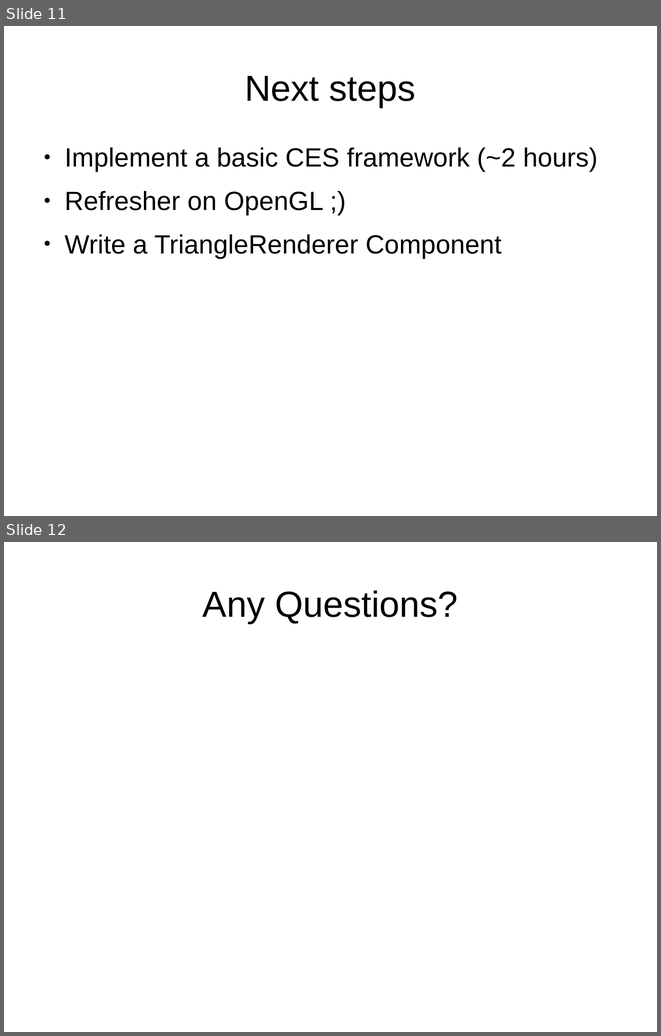
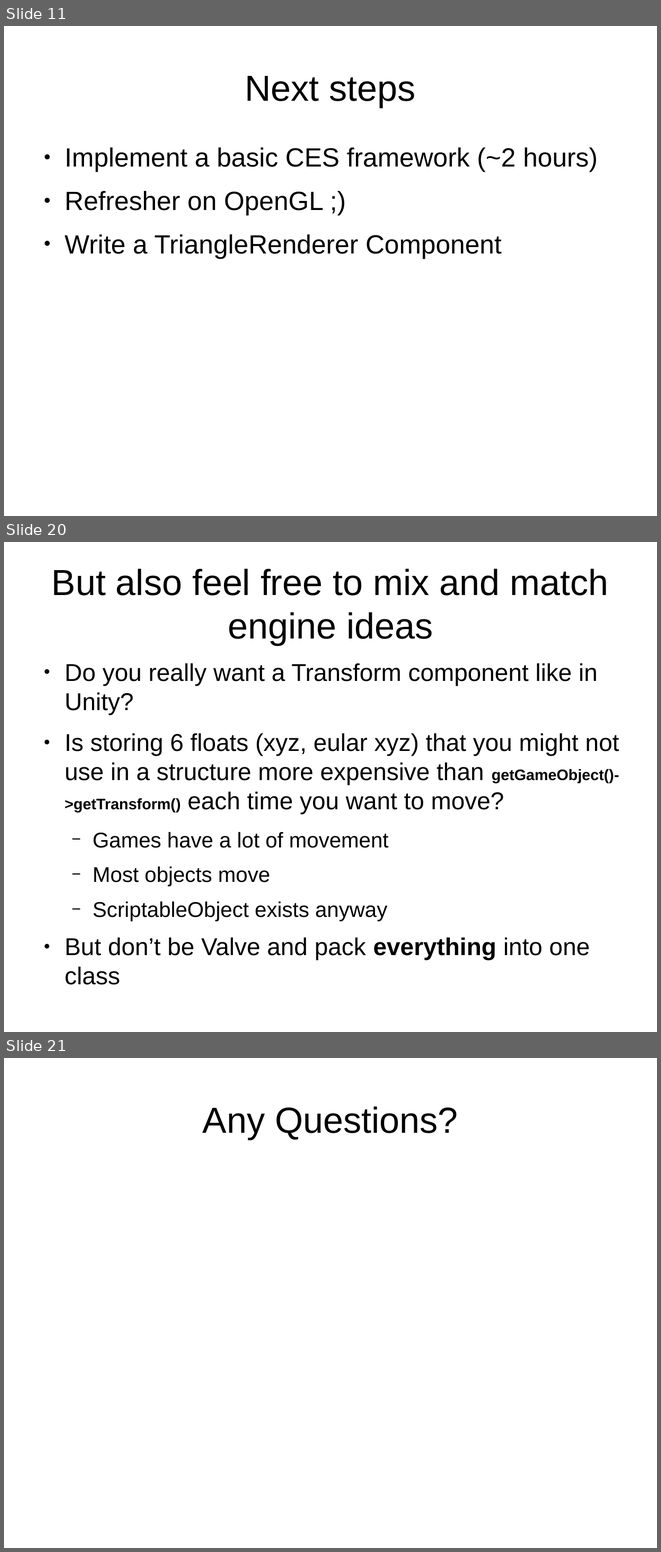
Before and after one commit to osen/creativelabs, a slide deck: gep/gep-lec2.odp. Shown one above the other, each under a label of ours: slides 11 and 12 before the commit, slides 11, 20 and 21 after it; the slides between them are not shown. The pictures are 661x1036 and 661x1552 pixels, drawn with LibreOffice and Linux fonts; fonts in the diff are those of the drawing; background and template pictures are left out. Boxes give left, top, right and bottom in pixels: in the first picture for what was removed or moved away, otherwise in the second. Text is boxed around its words. In the diff, an @@ line names an element or a change of style, - is before the commit and + after.

```diff
--- a/gep/gep-lec2.odp
+++ b/gep/gep-lec2.odp
@@ slide 20 added at (x1=4, y1=542, x2=657, y2=1032), background #FFFFFF @@
@@ title added at (x1=52, y1=568, x2=608, y2=645), 44 pt, text #000000 @@
+But also feel free to mix and match engine ideas
@@ text added at (x1=64, y1=663, x2=619, y2=985), 29.6 pt, text #000000 @@
+● Do you really want a Transform component like in Unity?
+● Is storing 6 floats (xyz, eular xyz) that you might not use in a structure more expensive than getGameObject()->getTransform() each time you want to move?
+  − Games have a lot of movement
+  − Most objects move
+  − ScriptableObject exists anyway
+● But don’t be Valve and pack everything into one class
@@ what was slide 12 is now slide 21 @@
```
Also in this commit, not shown: 2 slides changed, 8 other slides added.
